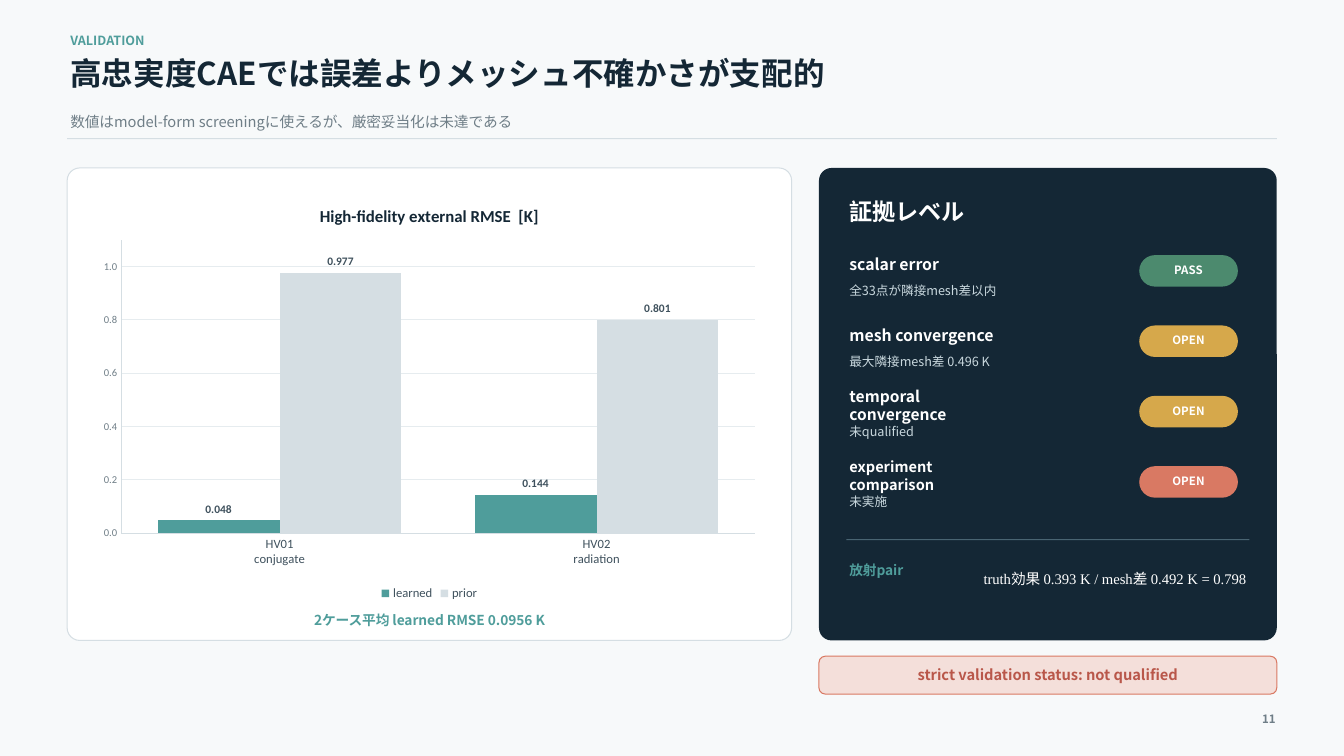
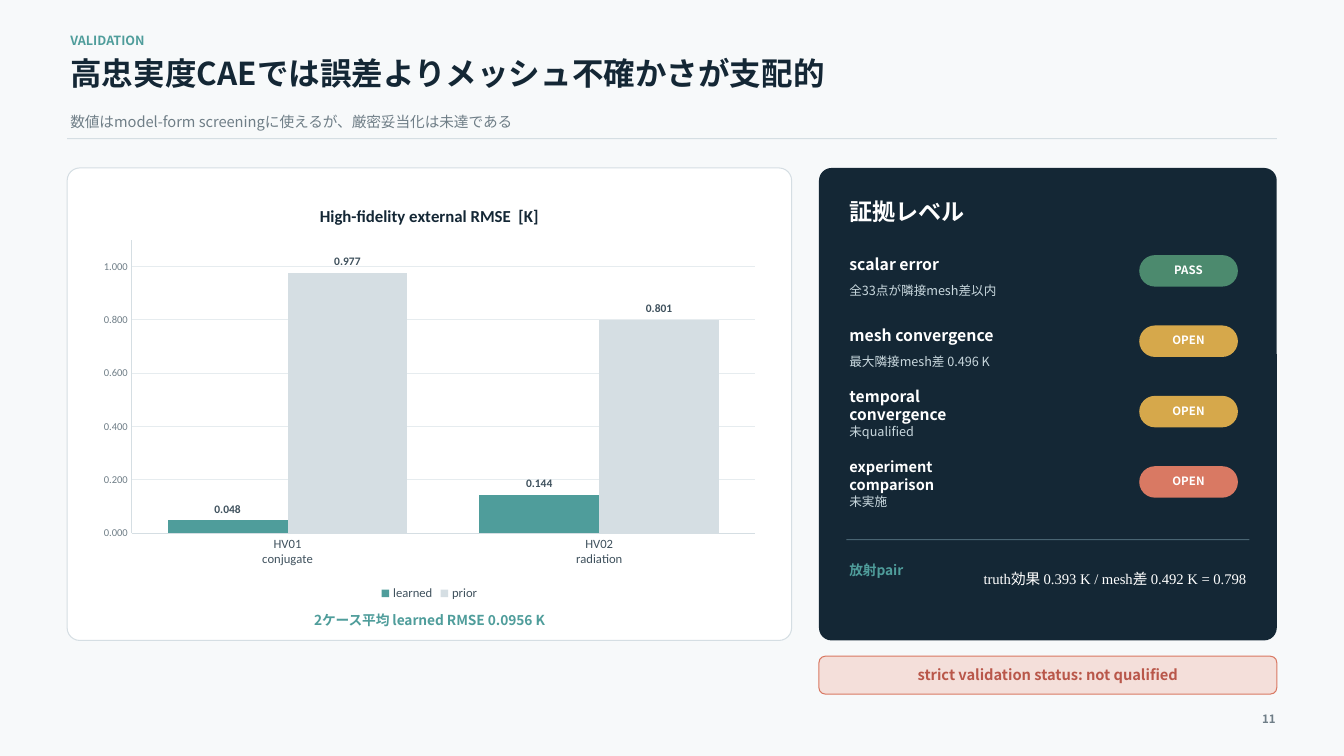
Before and after one commit to dkawa2523/heat_ML, a slide deck: slide 11 of outputs/presentation/thermal_cell_technical_review_release.pptx. Drawn at 1344x756 pixels with LibreOffice and Linux fonts; fonts in the diff are those of the drawing. Boxes give left, top, right and bottom in pixels: in the first picture for what was removed or moved away, otherwise in the second. Text is boxed around its words. In the diff, an @@ line names an element or a change of style, - is before the commit and + after.

```diff
--- a/outputs/presentation/thermal_cell_technical_review_release.pptx
+++ b/outputs/presentation/thermal_cell_technical_review_release.pptx
@@ column chart at bbox=[91, 188, 769, 605] @@
@@ title "High-fidelity external RMSE  [K] " to "High-fidelity external RMSE  [K]" @@
@@ category axis changed @@
@@ value axis changed @@
```
Also in this commit, not shown: 2 other slides changed, 5 other files.
